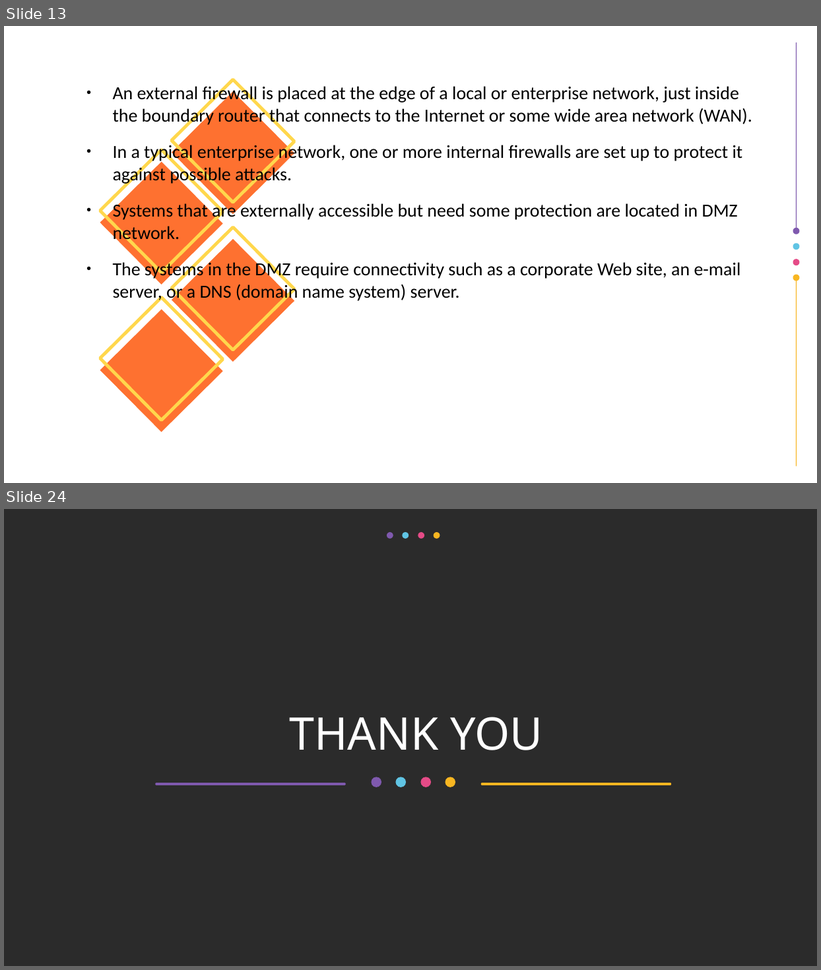
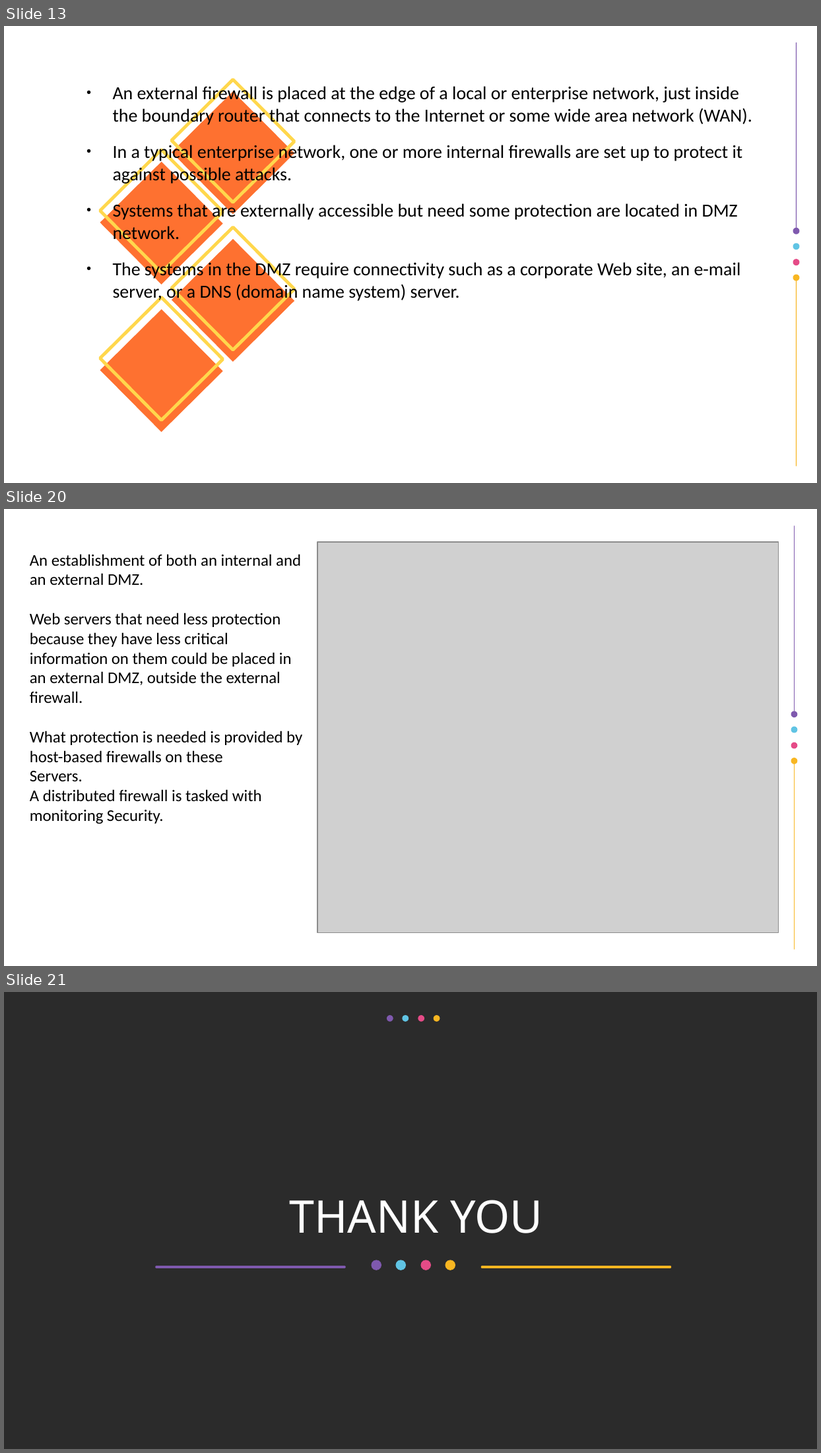
Before and after one commit to Dihfahsih1/Masters-Software-Engineering, a slide deck: yr-sem1/System and Network Security/network-security-assignment.odp. Shown one above the other, each under a label of ours: slides 13 and 24 before the commit, slides 13, 20 and 21 after it; the slides between them are not shown. The pictures are 821x970 and 821x1453 pixels, drawn with LibreOffice and Linux fonts; fonts in the diff are those of the drawing; grey boxes stand for pictures; background and template pictures are left out; a plain dark background stands for a picture behind light text. Boxes give left, top, right and bottom in pixels: in the first picture for what was removed or moved away, otherwise in the second. Text is boxed around its words. In the diff, an @@ line names an element or a change of style, - is before the commit and + after.

```diff
--- a/yr-sem1/System and Network Security/network-security-assignment.odp
+++ b/yr-sem1/System and Network Security/network-security-assignment.odp
@@ slide 20 added at <box>4,509,817,966</box>, background #FFFFFF @@
@@ freeform shape added at <box>795,526,795,714</box>, outline #7F59AE 0.82 pt @@
@@ picture added at <box>318,542,779,933</box> @@
@@ text added at <box>30,554,302,824</box>, 16 pt, text #000000 @@
+An establishment of both an internal and an external DMZ.
+Web servers that need less protection because they have less critical information on them could be placed in an external DMZ, outside the external firewall.
+What protection is needed is provided by host-based firewalls on these
+Servers.
+A distributed firewall is tasked with monitoring Security.
@@ freeform shape added at <box>791,711,798,718</box>, fill #7F59AE @@
@@ freeform shape added at <box>791,742,798,749</box>, fill #E54B87 @@
@@ freeform shape added at <box>791,727,798,733</box>, fill #60C4E4 @@
@@ freeform shape added at <box>791,758,798,764</box>, fill #F8B621 @@
@@ freeform shape added at <box>795,761,795,949</box>, outline #F8B621 0.82 pt @@
@@ what was slide 24 is now slide 21 @@
```
Also in this commit, not shown: 6 other slides added, 10 slides removed, 10 other files.
